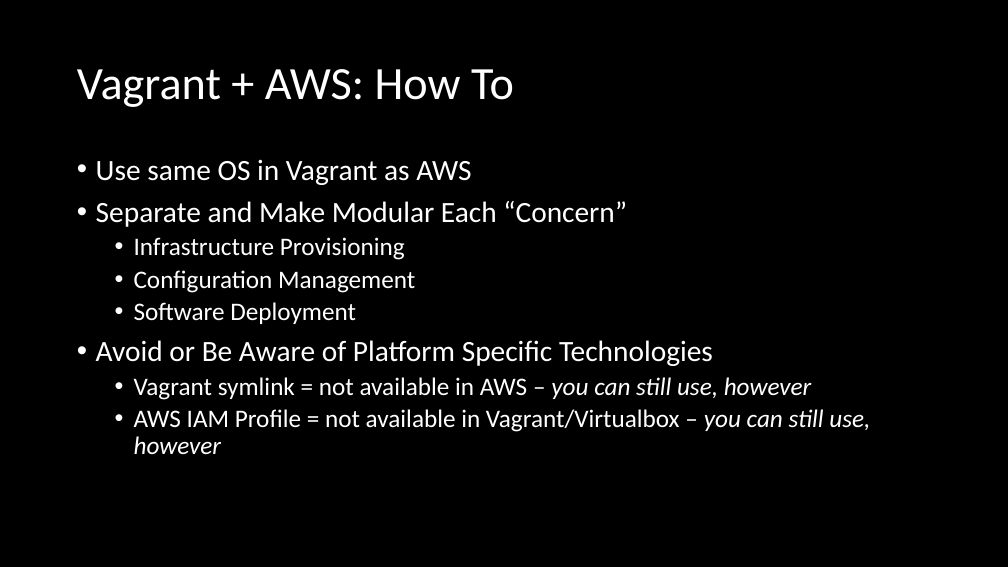
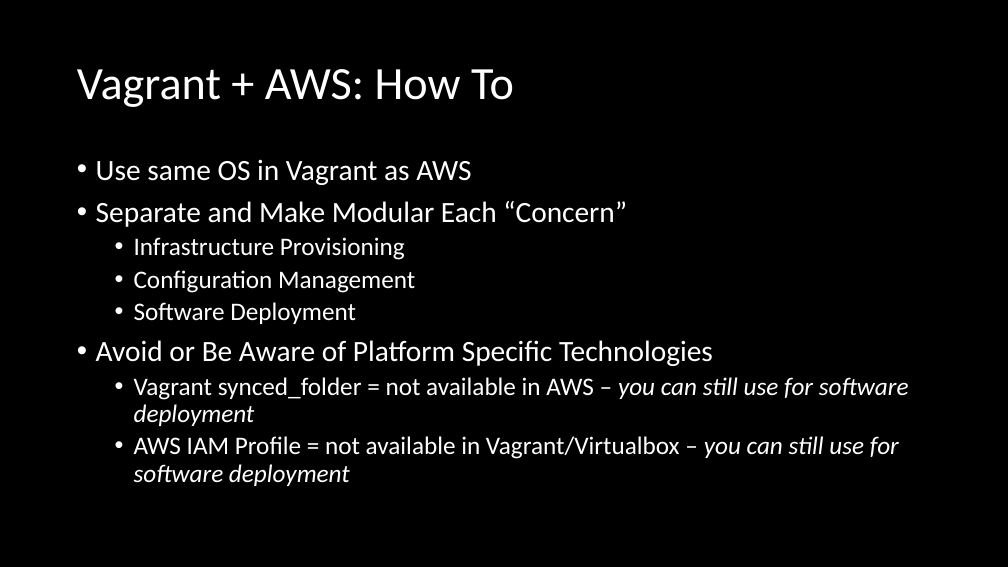
Before and after one commit to colinbjohnson/vagrant-aws-flow, a slide deck: slide 16 of docs/vagrant-to-aws-flow.pptx. Drawn at 1008x567 pixels with LibreOffice and Linux fonts; fonts in the diff are those of the drawing. Boxes give left, top, right and bottom in pixels: in the first picture for what was removed or moved away, otherwise in the second. Text is boxed around its words. In the diff, an @@ line names an element or a change of style, - is before the commit and + after.

Commit message:
quick updates to Vagrant to AWS Flow Document

```diff
--- a/docs/vagrant-to-aws-flow.pptx
+++ b/docs/vagrant-to-aws-flow.pptx
@@ text at bbox=[134, 377, 909, 486]: text changed @@
-  • Vagrant symlink = not available in AWS – you can still use, however
-  • AWS IAM Profile = not available in Vagrant/Virtualbox – you can still use, however
+  • Vagrant synced_folder = not available in AWS – you can still use for software deployment
+  • AWS IAM Profile = not available in Vagrant/Virtualbox – you can still use for software deployment
```
Also in this commit, not shown: 4 other slides changed.
